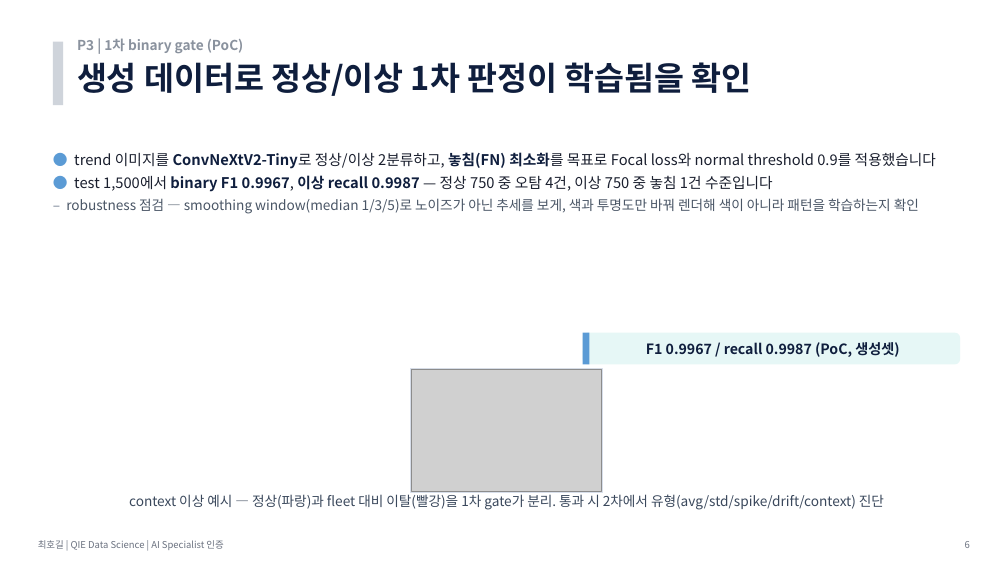
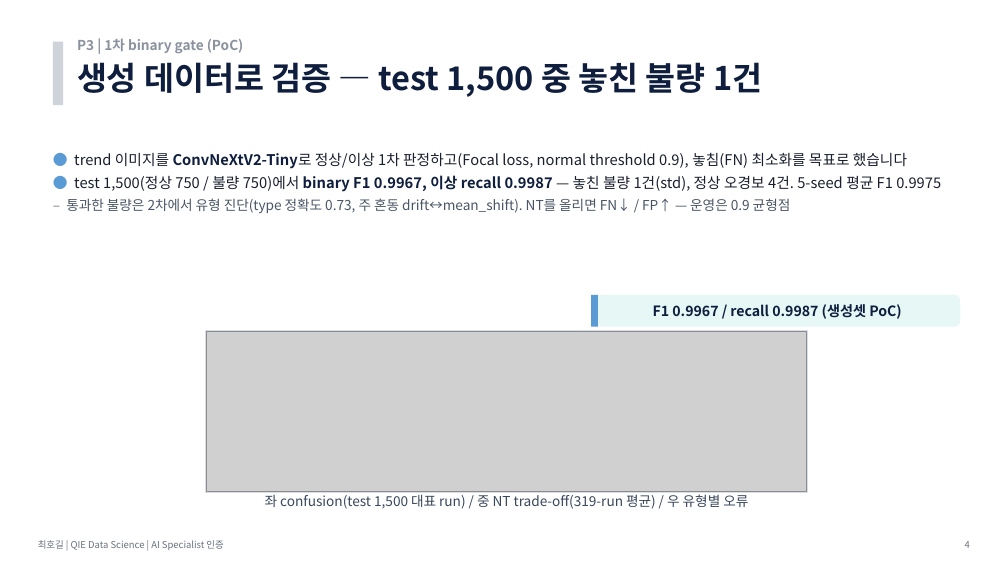
Before and after one commit to hogil/fbm_paper, a slide deck: slide 4 of recommendation/presentation/발표_P3_데이터생성_최호길.pptx (slide 6 before the commit). Drawn at 1008x567 pixels with LibreOffice and Linux fonts; fonts in the diff are those of the drawing; grey boxes stand for pictures. Boxes give left, top, right and bottom in pixels: in the first picture for what was removed or moved away, otherwise in the second. Text is boxed around its words. In the diff, an @@ line names an element or a change of style, - is before the commit and + after.

```diff
--- a/recommendation/presentation/발표_P3_데이터생성_최호길.pptx
+++ b/recommendation/presentation/발표_P3_데이터생성_최호길.pptx
@@ text at bbox=[77, 62, 762, 97]: text changed @@
-생성 데이터로 정상/이상 1차 판정이 학습됨을 확인
+생성 데이터로 검증 — test 1,500 중 놓친 불량 1건
@@ text at bbox=[66, 152, 941, 213]: text changed @@
-● trend 이미지를 ConvNeXtV2-Tiny로 정상/이상 2분류하고, 놓침(FN) 최소화를 목표로 Focal loss와 normal threshold 0.9를 적용했습니다
-● test 1,500에서 binary F1 0.9967, 이상 recall 0.9987 — 정상 750 중 오탐 4건, 이상 750 중 놓침 1건 수준입니다
-  – robustness 점검 — smoothing window(median 1/3/5)로 노이즈가 아닌 추세를 보게, 색과 투명도만 바꿔 렌더해 색이 아니라 패턴을 학습하는지 확인
+● trend 이미지를 ConvNeXtV2-Tiny로 정상/이상 1차 판정하고(Focal loss, normal threshold 0.9), 놓침(FN) 최소화를 목표로 했습니다
+● test 1,500(정상 750 / 불량 750)에서 binary F1 0.9967, 이상 recall 0.9987 — 놓친 불량 1건(std), 정상 오경보 4건. 5-seed 평균 F1 0.9975
+  – 통과한 불량은 2차에서 유형 진단(type 정확도 0.73, 주 혼동 drift↔mean_shift). NT를 올리면 FN↓ / FP↑ — 운영은 0.9 균형점
@@ rectangle: place and size @@
-rectangle at bbox=[583, 333, 590, 364]
+rectangle at bbox=[591, 295, 598, 327]
@@ rounded rectangle: place and size @@
-rounded rectangle at bbox=[583, 333, 961, 364]
+rounded rectangle at bbox=[591, 295, 960, 327]
@@ text at bbox=[653, 304, 901, 319]: text changed @@
-F1 0.9967 / recall 0.9987 (PoC, 생성셋)
+F1 0.9967 / recall 0.9987 (생성셋 PoC)
@@ rectangle: place and size @@
-rectangle at bbox=[411, 368, 603, 492]
+rectangle at bbox=[206, 330, 808, 492]
@@ picture: place and size @@
-picture at bbox=[411, 369, 602, 492]
+picture at bbox=[206, 331, 807, 492]
@@ text at bbox=[265, 494, 748, 509]: text changed @@
-context 이상 예시 — 정상(파랑)과 fleet 대비 이탈(빨강)을 1차 gate가 분리. 통과 시 2차에서 유형(avg/std/spike/drift/context) 진단
+좌 confusion(test 1,500 대표 run) / 중 NT trade-off(319-run 평균) / 우 유형별 오류
```
Also in this commit, not shown: 1 other slide changed, 1 slide added, 3 slides removed, 6 other files.
